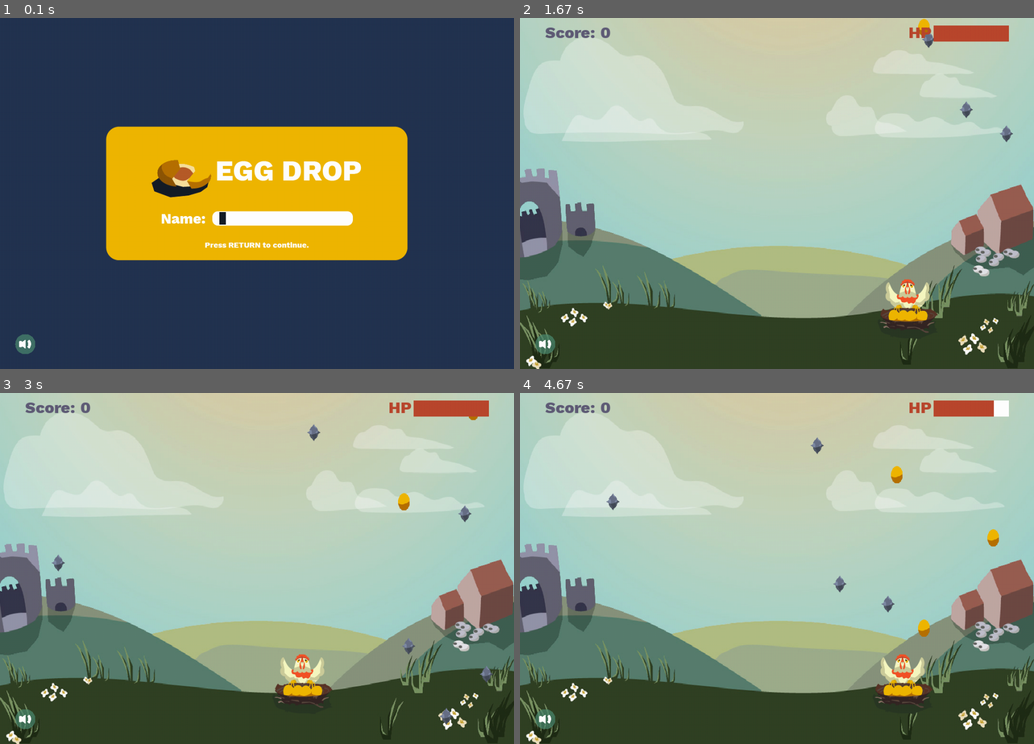
Above: before the commit, frames 1-4 (two rows, left to right).
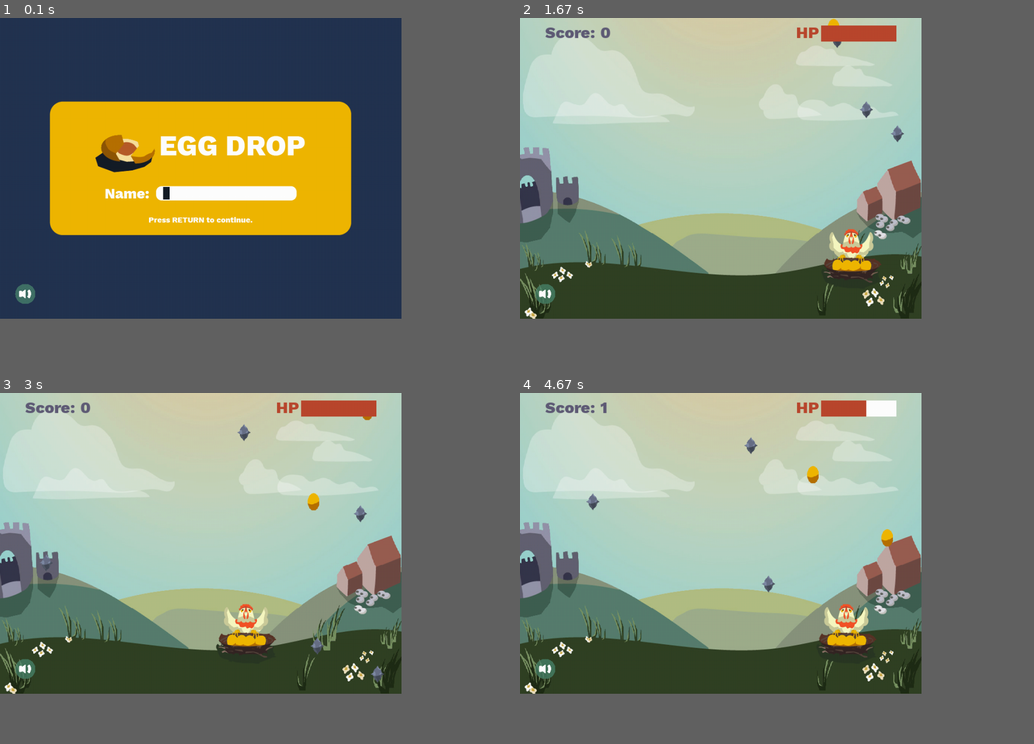
Above: after the commit, the same moments.

Repository: mokuki082/EggDrop
Game: pygame game, started from game.py
Same seed, same stepped clock (60 frames per second), same inputs: the game is played once before the commit and once after it.
Inputs:
- Up to frame 1 (0.1 s): no input
- Up to frame 2 (1.67 s): tap Enter at 0.33 s; hold Right 0.67-1.13 s; hold Right from 1.33 s (still down)
- Up to frame 3 (3 s): release Right at 1.8 s; hold Left 1.83-2.37 s; hold Left 2.4-2.8 s; hold Right from 2.83 s (still down)
- Up to frame 4 (4.67 s): release Right at 3.47 s; hold Left 3.5-3.97 s; hold Right 4-4.47 s; hold Right from 4.5 s (still down)
The window is 900x615 before the commit and 703x527 after it. Grey fills any space a smaller window leaves; there, only what the larger window draws over its background counts as a difference.

The runs differ from the first frame. In frame 1, 22% of the frame differs, in the area x 2-80%, y 23-96%; in frame 2, 45%; in frame 3, 46%, in the area x 0-100%, y 0-100%; in frame 4, 45%.

Commit message:
Changed screen reso to 1366x768

Diff:
--- a/data/user_data.json
+++ b/data/user_data.json
@@ -1 +1 @@
-{"Test": {"screen_height": 700, "highscore": [93, 3, 0], "volume": true, "screen_width": 1024}, "test": {"screen_height": 700, "highscore": [69, 46], "volume": true, "screen_width": 1024}, "tet": {"screen_height": 700, "volume": true, "highscore": [62], "screen_width": 1024}, "Moku": {"screen_height": 700, "highscore": [15], "volume": true, "screen_width": 1024}}
+{"Hello": {"volume": true, "highscore": [5, 73, 69, 3], "screen_height": 600, "screen_width": 800}, "Test": {"volume": true, "highscore": [12, 8, 15], "screen_height": 600, "screen_width": 800}}
--- a/game.py
+++ b/game.py
@@ -6,8 +6,8 @@
 from sprites import *
 
 # Global Variables
-SCREEN_WIDTH = 1024
-SCREEN_HEIGHT = 700
+SCREEN_WIDTH = 800
+SCREEN_HEIGHT = 600
 FULLSCREEN = False
 
 '''
--- a/sprites.py
+++ b/sprites.py
@@ -5,8 +5,8 @@
 from helper import *
 from sprites import *
 
-SCREEN_WIDTH = 1024
-SCREEN_HEIGHT = 700
+SCREEN_WIDTH = 800
+SCREEN_HEIGHT = 600
 FONT = os.path.join('fonts', 'WorkSans-ExtraBold.ttf')
 
 ''' Place a surface at the center of the screen '''
Binary file added: eggdrop.gif
